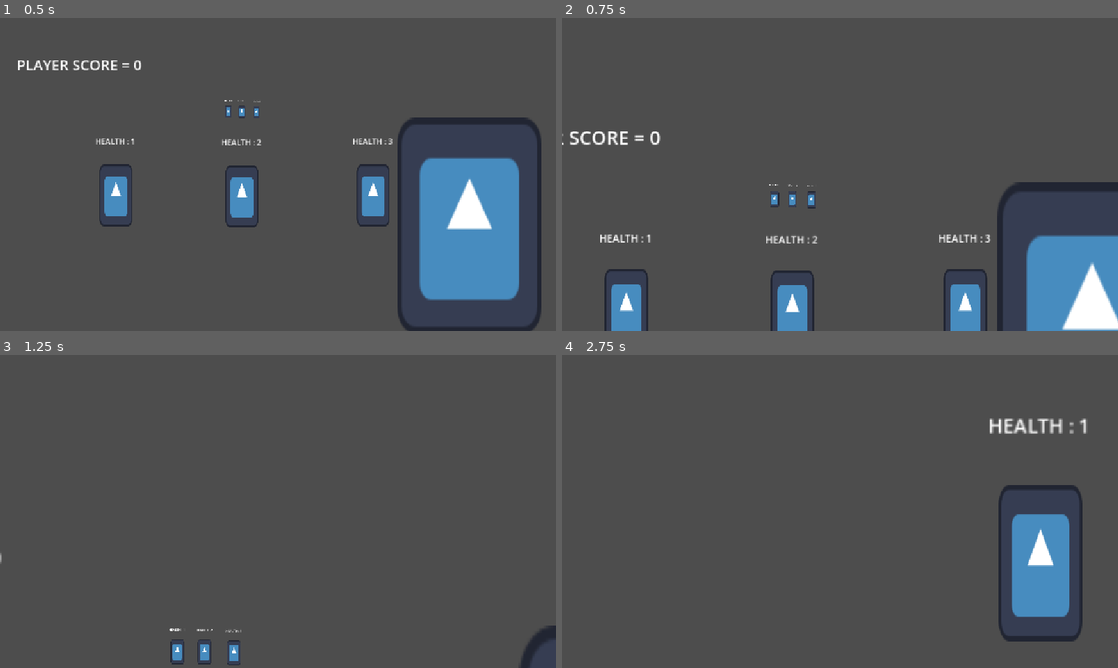
Above: before the commit, frames 1-4 (two rows, left to right).
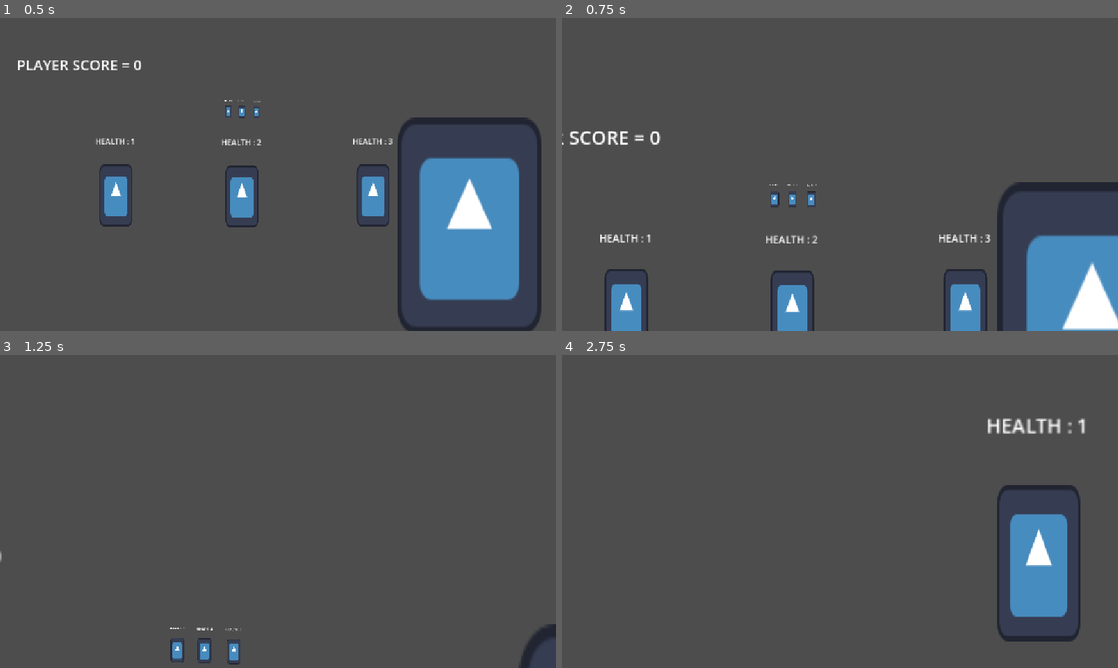
Above: after the commit, the same moments.

Repository: HelpMeFindAUsername/RIFTB
Game: Godot game, scene res://Scenes/2D/Main/main.tscn
The game is run twice, just before and just after one commit, with the same random seed, the same clock (stepped at 60 frames per second) and the same inputs. The engine's default icon, where the game draws it, is replaced by a stand-in: a white triangle on a blue panel in a dark square.
Inputs (mouse positions are in pixels of both pictures, inside the frame that each line leads up to):
- Up to frame 1 (0.5 s): no input
- Up to frame 2 (0.75 s): move the mouse to (840, 46) at 0.52 s; hold Right mouse button (Scope) from 0.53 s (still down); click (840, 46) at 0.67 s
- Up to frame 3 (1.25 s): keep holding Right mouse button (Scope)
- Up to frame 4 (2.75 s): move the mouse to (840, 639) at 1.27 s; release Right mouse button (Scope) at 1.28 s; right-click (840, 639) at 1.35 s; click (840, 639) at 1.42 s; move the mouse to (589, 511) at 2.02 s; hold Right mouse button (Scope) from 2.03 s (still down); click (589, 511) at 2.17 s

Frame 1 is identical in both runs. In frame 2, less than 0.1% of the frame differs, in the area x 10-74%, y 53-94%; in frame 3, 0.2%; in frame 4, 1.4%, in the area x 76-95%, y 20-92%.

Commit message:
Added Small Movement Speeds

Diff:
--- a/Scenes/2D/Main/camera.tscn
+++ b/Scenes/2D/Main/camera.tscn
@@ -8,6 +8,12 @@
 
 [sub_resource type="RectangleShape2D" id="RectangleShape2D_a4kck"]
 size = Vector2(287, 648)
+
+[sub_resource type="RectangleShape2D" id="RectangleShape2D_f8pr0"]
+size = Vector2(742, 65)
+
+[sub_resource type="RectangleShape2D" id="RectangleShape2D_fclq7"]
+size = Vector2(62.45, 290.2)
 
 [node name="Camera" type="Node2D"]
 
@@ -26,35 +32,71 @@
 
 [node name="CanvasLayer" type="CanvasLayer" parent="."]
 
-[node name="Up_Move" type="Area2D" parent="CanvasLayer"]
+[node name="Strong_Movements" type="Node" parent="CanvasLayer"]
 
-[node name="CollisionShape2D" type="CollisionShape2D" parent="CanvasLayer/Up_Move"]
+[node name="Up_Move" type="Area2D" parent="CanvasLayer/Strong_Movements"]
+
+[node name="CollisionShape2D" type="CollisionShape2D" parent="CanvasLayer/Strong_Movements/Up_Move"]
 position = Vector2(576, 60)
 shape = SubResource("RectangleShape2D_j0yne")
 
-[node name="Down_Move" type="Area2D" parent="CanvasLayer"]
+[node name="Down_Move" type="Area2D" parent="CanvasLayer/Strong_Movements"]
 
-[node name="CollisionShape2D" type="CollisionShape2D" parent="CanvasLayer/Down_Move"]
+[node name="CollisionShape2D" type="CollisionShape2D" parent="CanvasLayer/Strong_Movements/Down_Move"]
 position = Vector2(576, 588)
 shape = SubResource("RectangleShape2D_j0yne")
 
-[node name="Left_Move" type="Area2D" parent="CanvasLayer"]
+[node name="Left_Move" type="Area2D" parent="CanvasLayer/Strong_Movements"]
 
-[node name="CollisionShape2D" type="CollisionShape2D" parent="CanvasLayer/Left_Move"]
+[node name="CollisionShape2D" type="CollisionShape2D" parent="CanvasLayer/Strong_Movements/Left_Move"]
 position = Vector2(60, 324)
 shape = SubResource("RectangleShape2D_a4kck")
 
-[node name="Right_Move" type="Area2D" parent="CanvasLayer"]
+[node name="Right_Move" type="Area2D" parent="CanvasLayer/Strong_Movements"]
 
-[node name="CollisionShape2D" type="CollisionShape2D" parent="CanvasLayer/Right_Move"]
+[node name="CollisionShape2D" type="CollisionShape2D" parent="CanvasLayer/Strong_Movements/Right_Move"]
 position = Vector2(1092, 324)
 shape = SubResource("RectangleShape2D_a4kck")
 
-[connection signal="mouse_entered" from="CanvasLayer/Up_Move" to="Camera2D" method="_on_up_move_mouse_entered"]
-[connection signal="mouse_exited" from="CanvasLayer/Up_Move" to="Camera2D" method="_on_up_move_mouse_exited"]
-[connection signal="mouse_entered" from="CanvasLayer/Down_Move" to="Camera2D" method="_on_down_move_mouse_entered"]
-[connection signal="mouse_exited" from="CanvasLayer/Down_Move" to="Camera2D" method="_on_down_move_mouse_exited"]
-[connection signal="mouse_entered" from="CanvasLayer/Left_Move" to="Camera2D" method="_on_left_move_mouse_entered"]
-[connection signal="mouse_exited" from="CanvasLayer/Left_Move" to="Camera2D" method="_on_left_move_mouse_exited"]
-[connection signal="mouse_entered" from="CanvasLayer/Right_Move" to="Camera2D" method="_on_right_move_mouse_entered"]
-[connection signal="mouse_exited" from="CanvasLayer/Right_Move" to="Camera2D" method="_on_right_move_mouse_exited"]
+[node name="Small_Movements" type="Node" parent="CanvasLayer"]
+
+[node name="Small_Up_Move" type="Area2D" parent="CanvasLayer/Small_Movements"]
+
+[node name="CollisionShape2D" type="CollisionShape2D" parent="CanvasLayer/Small_Movements/Small_Up_Move"]
+position = Vector2(576, 211.5)
+shape = SubResource("RectangleShape2D_f8pr0")
+
+[node name="Small_Down_Move" type="Area2D" parent="CanvasLayer/Small_Movements"]
+
+[node name="CollisionShape2D" type="CollisionShape2D" parent="CanvasLayer/Small_Movements/Small_Down_Move"]
+position = Vector2(576, 436.53)
+shape = SubResource("RectangleShape2D_f8pr0")
+
+[node name="Small_Left_Move" type="Area2D" parent="CanvasLayer/Small_Movements"]
+
+[node name="CollisionShape2D" type="CollisionShape2D" parent="CanvasLayer/Small_Movements/Small_Left_Move"]
+position = Vector2(234.775, 323.9)
+shape = SubResource("RectangleShape2D_fclq7")
+
+[node name="Small_Right_Move" type="Area2D" parent="CanvasLayer/Small_Movements"]
+
+[node name="CollisionShape2D" type="CollisionShape2D" parent="CanvasLayer/Small_Movements/Small_Right_Move"]
+position = Vector2(917.11, 323.9)
+shape = SubResource("RectangleShape2D_fclq7")
+
+[connection signal="mouse_entered" from="CanvasLayer/Strong_Movements/Up_Move" to="Camera2D" method="_on_up_move_mouse_entered"]
+[connection signal="mouse_exited" from="CanvasLayer/Strong_Movements/Up_Move" to="Camera2D" method="_on_up_move_mouse_exited"]
+[connection signal="mouse_entered" from="CanvasLayer/Strong_Movements/Down_Move" to="Camera2D" method="_on_down_move_mouse_entered"]
+[connection signal="mouse_exited" from="CanvasLayer/Strong_Movements/Down_Move" to="Camera2D" method="_on_down_move_mouse_exited"]
+[connection signal="mouse_entered" from="CanvasLayer/Strong_Movements/Left_Move" to="Camera2D" method="_on_left_move_mouse_entered"]
+[connection signal="mouse_exited" from="CanvasLayer/Strong_Movements/Left_Move" to="Camera2D" method="_on_left_move_mouse_exited"]
+[connection signal="mouse_entered" from="CanvasLayer/Strong_Movements/Right_Move" to="Camera2D" method="_on_right_move_mouse_entered"]
+[connection signal="mouse_exited" from="CanvasLayer/Strong_Movements/Right_Move" to="Camera2D" method="_on_right_move_mouse_exited"]
+[connection signal="mouse_entered" from="CanvasLayer/Small_Movements/Small_Up_Move" to="Camera2D" method="_on_small_up_move_mouse_entered"]
+[connection signal="mouse_exited" from="CanvasLayer/Small_Movements/Small_Up_Move" to="Camera2D" method="_on_small_up_move_mouse_exited"]
+[connection signal="mouse_entered" from="CanvasLayer/Small_Movements/Small_Down_Move" to="Camera2D" method="_on_small_down_move_mouse_entered"]
+[connection signal="mouse_exited" from="CanvasLayer/Small_Movements/Small_Down_Move" to="Camera2D" method="_on_small_down_move_mouse_exited"]
+[connection signal="mouse_entered" from="CanvasLayer/Small_Movements/Small_Left_Move" to="Camera2D" method="_on_small_left_move_mouse_entered"]
+[connection signal="mouse_exited" from="CanvasLayer/Small_Movements/Small_Left_Move" to="Camera2D" method="_on_small_left_move_mouse_exited"]
+[connection signal="mouse_entered" from="CanvasLayer/Small_Movements/Small_Right_Move" to="Camera2D" method="_on_small_right_move_mouse_entered"]
+[connection signal="mouse_exited" from="CanvasLayer/Small_Movements/Small_Right_Move" to="Camera2D" method="_on_small_right_move_mouse_exited"]
--- a/Scripts/camera_2d.gd
+++ b/Scripts/camera_2d.gd
@@ -6,7 +6,8 @@
 @export var zoom_mult = 4
 var current_zoom_mult : int
 @export var zoom_speed = 0.01
-@export var zoom_mov_speed = 0.2
+@export var zoom_strong_mov_speed = 0.15
+@export var zoom_small_mov_speed = 0.05
 
 var zoom_starting_position : Vector2
 
@@ -14,10 +15,16 @@
 var base_zoom = Vector2(1, 1)
 
 #CAMERA MOVING VARIABLES
+#STRONG
 var move_up : bool
 var move_down : bool
 var move_left : bool
 var move_right : bool
+#SMALL
+var s_move_up : bool
+var s_move_down : bool
+var s_move_left : bool
+var s_move_right : bool
 
 func _ready():
 	start_centre_position = node_2d.position
@@ -39,18 +46,32 @@
 			node_2d.position = lerp(zoom_starting_position, get_global_mouse_position(), camera_sens)
 		current_zoom_mult = zoom_mult
 
+		#STRONG MOVEMENTS
 		if move_up:
-			node_2d.position.y -= zoom_mov_speed
+			node_2d.position.y -= zoom_strong_mov_speed
 		if move_down:
-			node_2d.position.y += zoom_mov_speed
+			node_2d.position.y += zoom_strong_mov_speed
 		if move_left:
-			node_2d.position.x -= zoom_mov_speed
+			node_2d.position.x -= zoom_strong_mov_speed
 		if move_right:
-			node_2d.position.x += zoom_mov_speed
+			node_2d.position.x += zoom_strong_mov_speed
+
+		#SMALL MOVEMENTS
+		if s_move_up:
+			node_2d.position.y -= zoom_small_mov_speed
+		if s_move_down:
+			node_2d.position.y += zoom_small_mov_speed
+		if s_move_left:
+			node_2d.position.x -= zoom_small_mov_speed
+		if s_move_right:
+			node_2d.position.x += zoom_small_mov_speed
+
 	else:
 		current_zoom_mult = 1
 		node_2d.position = start_centre_position
 
+#STRONG MOVEMENTS
+#-------------------------------------------------------------------------------
 
 #MOVE UP
 func _on_up_move_mouse_entered():
@@ -82,3 +103,39 @@
 
 func _on_right_move_mouse_exited():
 	move_right = false
+#-------------------------------------------------------------------------------
+
+#SMALL MOVEMENTS
+#-------------------------------------------------------------------------------
+
+#S_MOVE_UP
+func _on_small_up_move_mouse_entered():
+	s_move_up = true
+
+func _on_small_up_move_mouse_exited():
+	s_move_up = false
+
+
+#S_MOVE_DOWN
+func _on_small_down_move_mouse_entered():
+	s_move_down = true
+
+func _on_small_down_move_mouse_exited():
+	s_move_down = false
+
+
+#S_MOVE_LEFT
+func _on_small_left_move_mouse_entered():
+	s_move_left = true
+
+func _on_small_left_move_mouse_exited():
+	s_move_left = false
+
+
+#S_MOVE_RIGHT
+func _on_small_right_move_mouse_entered():
+	s_move_right = true
+
+func _on_small_right_move_mouse_exited():
+	s_move_right = false
+#-------------------------------------------------------------------------------
Not shown: 1 places in Scenes/2D/Main/camera.tscn that only renumber resources
